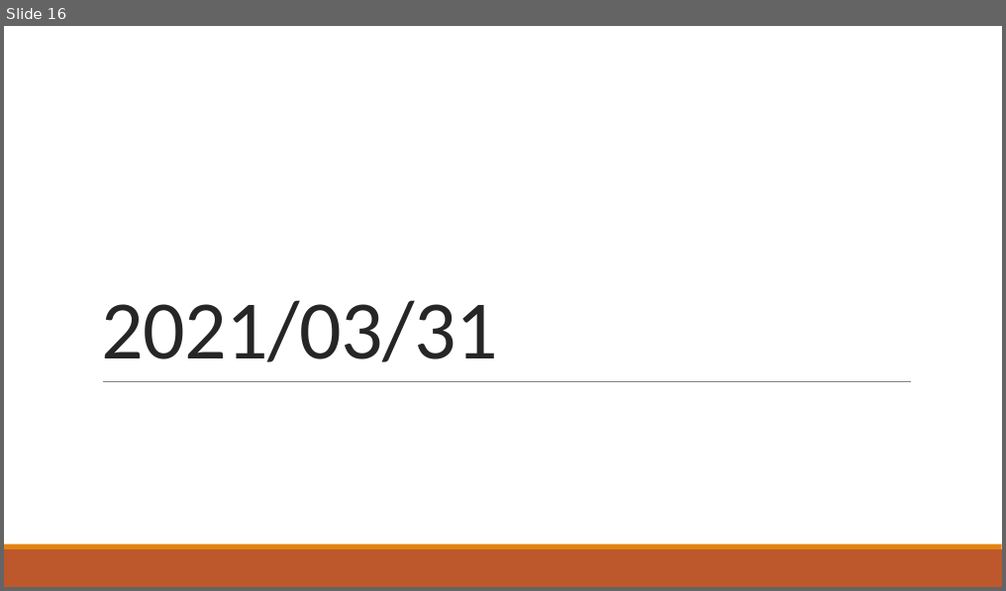
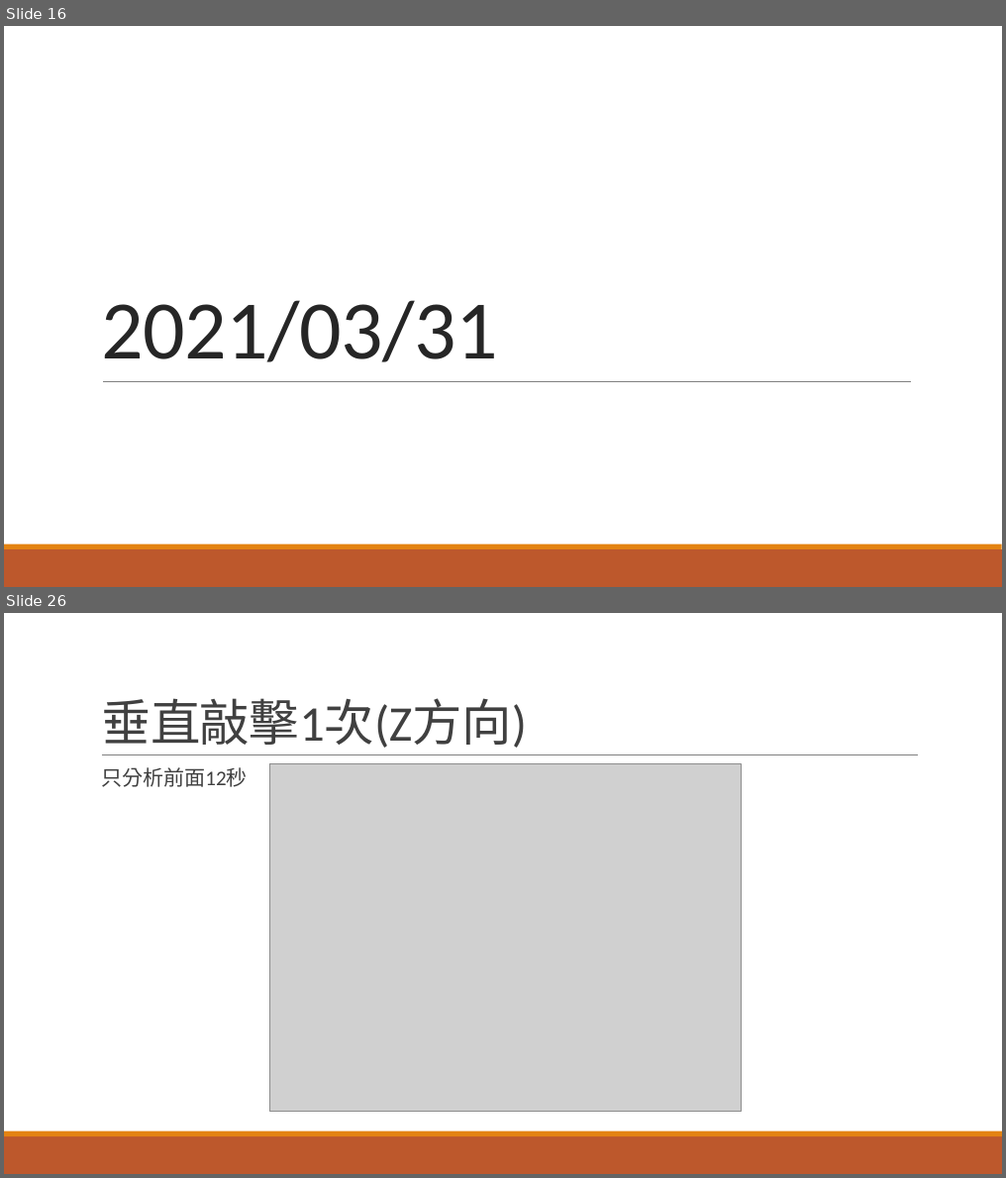
Before and after one commit to r889165/BackUpThesis, a slide deck: Geophone_Calibration/地聲儀求參數.pptx. Shown one above the other, each under a label of ours: slide 16 before the commit, slides 16 and 26 after it; the slides between them are not shown. The pictures are 1006x591 and 1006x1178 pixels, drawn with LibreOffice and Linux fonts; fonts in the diff are those of the drawing; grey boxes stand for pictures. Boxes give left, top, right and bottom in pixels: in the first picture for what was removed or moved away, otherwise in the second. Text is boxed around its words. In the diff, an @@ line names an element or a change of style, - is before the commit and + after.

```diff
--- a/Geophone_Calibration/地聲儀求參數.pptx
+++ b/Geophone_Calibration/地聲儀求參數.pptx
@@ slide 26 added at (4, 613, 1002, 1174), background #FFFFFF; not listed: 2 template elements that a slide beside it also shows @@
@@ title added at (101, 698, 527, 748), 48 pt, text #404040 @@
+垂直敲擊1次(Z方向)
@@ line added from (102, 756) to (918, 756), #808080 0.5 pt @@
@@ text added at (101, 767, 248, 787), 20 pt, text #404040 @@
+  只分析前面12秒
@@ picture added at (269, 764, 741, 1112) @@
```
Also in this commit, not shown: 5 slides changed, 9 other slides added, 4 slides removed, 21 other files.
